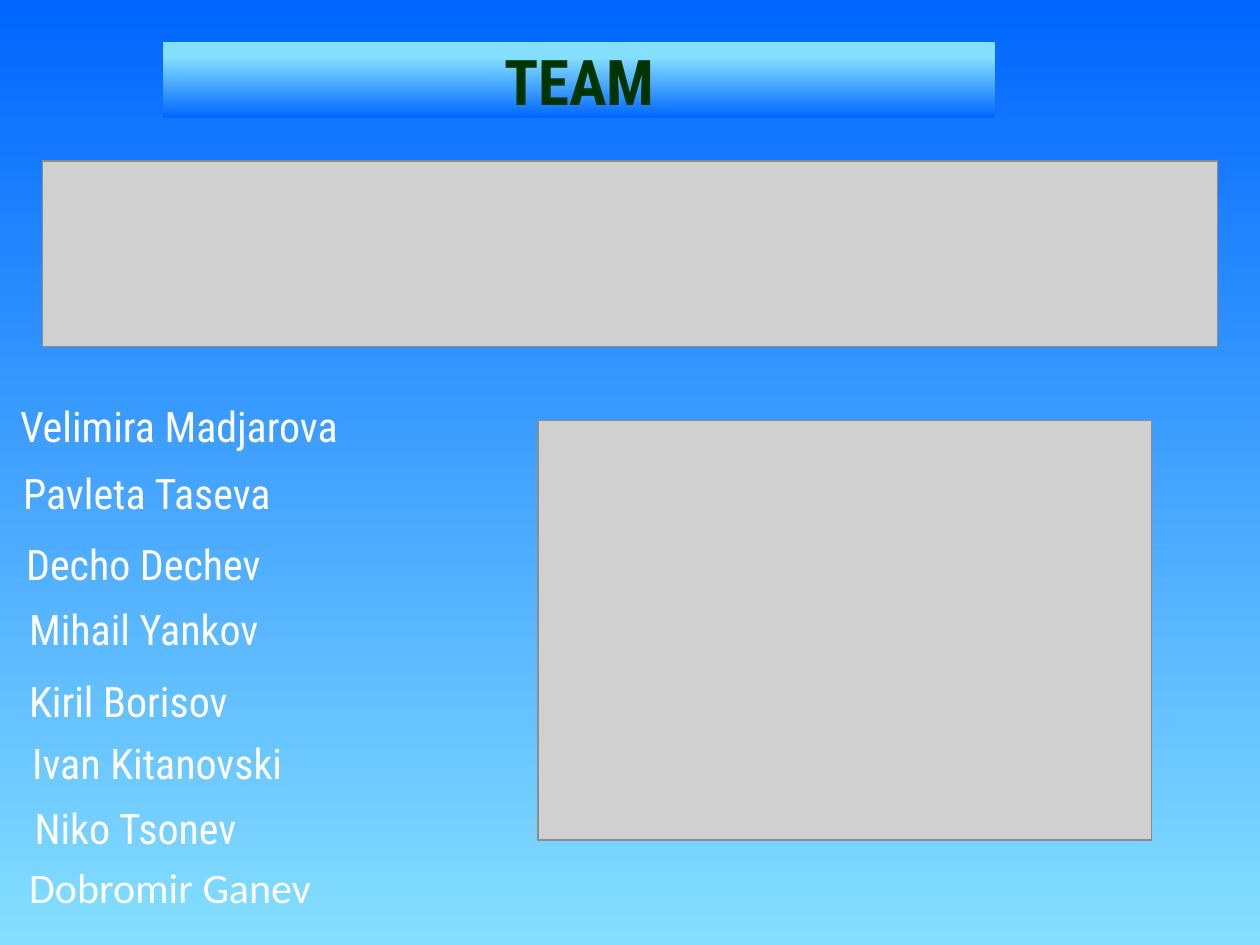
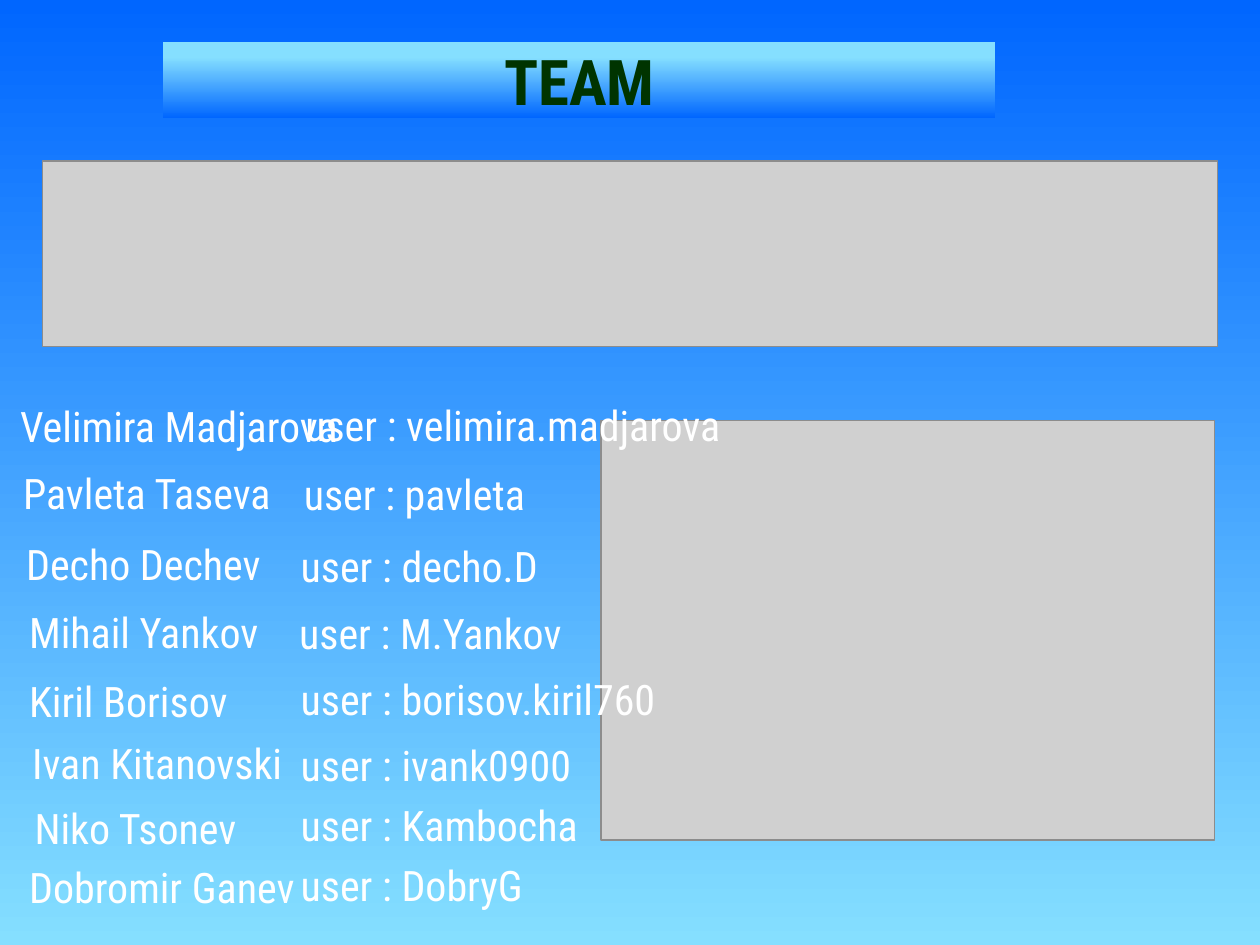
Before and after one commit to dechoD/C-Part-2-TeamWork-Assignment, a slide deck: slide 5 of MinesWeeper .pptx. Drawn at 1260x945 pixels with LibreOffice and Linux fonts; fonts in the diff are those of the drawing; grey boxes stand for pictures. Boxes give left, top, right and bottom in pixels: in the first picture for what was removed or moved away, otherwise in the second. Text is boxed around its words. In the diff, an @@ line names an element or a change of style, - is before the commit and + after.

```diff
--- a/MinesWeeper .pptx
+++ b/MinesWeeper .pptx
@@ text added at (305,409,720,451), 24 pt, text #FFFFFF @@
+user : velimira.madjarova
@@ picture: place and size @@
-picture at (538,421,1152,840)
+picture at (601,421,1215,840)
@@ text added at (304,478,525,519), 24 pt, text #FFFFFF @@
+user : pavleta
@@ text added at (301,550,538,583), 24 pt, text #FFFFFF @@
+user : decho.D
@@ text added at (299,617,561,650), 24 pt, text #FFFFFF @@
+user : M.Yankov
@@ text added at (301,677,656,726), 24 pt, text #FFFFFF @@
+user : borisov.kiril760
@@ text added at (301,749,571,782), 24 pt, text #FFFFFF @@
+user : ivank0900
@@ text added at (301,809,578,842), 24 pt, text #FFFFFF @@
+user : Kambocha
@@ text "Dobromir Ganev" at (29,871,295,904): font Calibri to Roboto Condensed @@
@@ text added at (301,869,523,910), 24 pt, text #FFFFFF @@
+user : DobryG
```
Also in this commit, not shown: 1 other slide changed.
